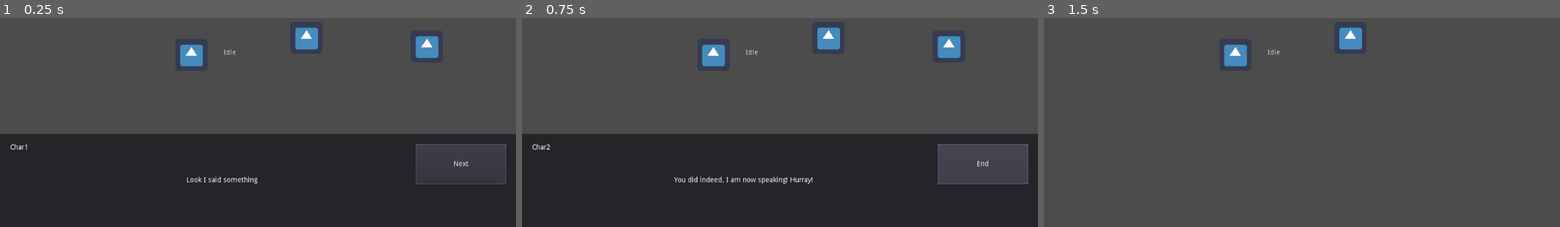
Above: before the commit, frames 1-3 (left to right).
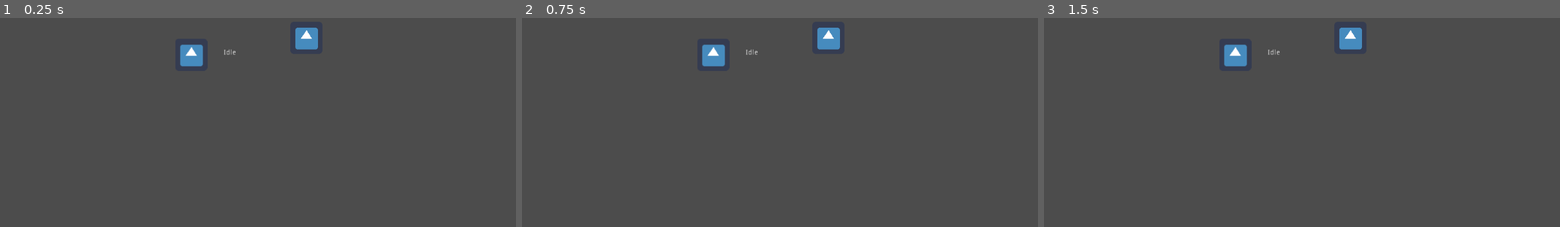
Above: after the commit, the same moments.

Repository: OceanBoy612/SimpleRPG
Game: Godot game, scene res://Code/Maps/Map1.tscn
Same seed, same stepped clock (60 frames per second), same inputs: the game is played once before the commit and once after it. The project has no main scene, so this scene is started directly. The engine's default icon, where the game draws it, is replaced by a stand-in: a white triangle on a blue panel in a dark square.
Inputs (mouse positions are in pixels of both pictures, inside the frame that each line leads up to):
- Up to frame 1 (0.25 s): no input
- Up to frame 2 (0.75 s): click (981, 164) at 0.5 s, where only the run before the commit has a clickable "Next"
- Up to frame 3 (1.5 s): click (1503, 164) at 1.25 s, where only the run before the commit has a clickable "End"

The runs differ from the first frame. In frame 1, 42% of the frame differs, in the area x 0-100%, y 8-100%; in frame 2, 42%; in frame 3, nothing differs.

Commit message:
Bubble now properly appears above interactables in range

Diff:
--- a/src/Code/Character Controller/facing.gd
+++ b/src/Code/Character Controller/facing.gd
@@ -27,9 +27,14 @@
 
 	if is_colliding():
 		var col = get_collider() as Interactable
+		col.focused()
 		kb.set_meta("interactable", col)
-		if not talkin:
-			col.start_interaction()
-			talkin = true
-		if col:
-			print(col.name)
+	elif kb.has_meta("interactable"):
+		kb.get_meta("interactable").unfocused()
+		kb.set_meta("interactable", null)
+
+#		if not talkin:
+#			col.start_interaction()
+#			talkin = true
+#		if col:
+#			print(col.name)
--- a/src/Code/Character Controller/player_controller.gd
+++ b/src/Code/Character Controller/player_controller.gd
@@ -29,8 +29,8 @@
 
 	# Check for interaction or attacking
 	var acceptPressed = Input.is_action_just_pressed("ui_accept")
-	if acceptPressed  and state == MOVE and has_meta("interactable"):
-		var inter : Interactable = get_meta("interactable")
+	if acceptPressed and state == MOVE and kb.has_meta("interactable"):
+		var inter : Interactable = kb.get_meta("interactable")
 		inter.start_interaction()
 	elif acceptPressed and state == MOVE:
 		state = ATTACK
--- a/src/Code/Interactables/Interactable.tscn
+++ b/src/Code/Interactables/Interactable.tscn
@@ -15,6 +15,7 @@
 shape = SubResource( 1 )
 
 [node name="Balloon" type="Sprite" parent="."]
+visible = false
 position = Vector2( 0, -51.0798 )
 scale = Vector2( 0.389035, 0.389035 )
 texture = ExtResource( 2 )
--- a/src/Code/Interactables/interactable.gd
+++ b/src/Code/Interactables/interactable.gd
@@ -19,23 +19,34 @@
 
 func _ready():
 	add_to_group("interactable")
-	connect('body_entered', self, '_on_body_entered')
-	connect('body_exited', self, '_on_body_exited')
+#	connect('body_entered', self, '_on_body_entered')
+#	connect('body_exited', self, '_on_body_exited')
 
 
 func initialize(_local_map):
 	local_map = _local_map
 
 
-func _on_body_entered(body: PhysicsBody2D) -> void:
-	if auto_start_interaction:
-		start_interaction()
-	else:
-		dialogue_balloon.show()
+func focused():
+	# gets called when the player is able to interact with this object
+	dialogue_balloon.show()
+	pass
+
+func unfocused():
+	# called when focus is lost
+	dialogue_balloon.hide()
+	pass
 
 
-func _on_body_exited(body: PhysicsBody2D) -> void:
-	dialogue_balloon.hide()
+#func _on_body_entered(body: PhysicsBody2D) -> void:
+#	if auto_start_interaction:
+#		start_interaction()
+#	else:
+#		dialogue_balloon.show()
+#
+#
+#func _on_body_exited(body: PhysicsBody2D) -> void:
+#	dialogue_balloon.hide()
 
 
 func start_interaction() -> void:
--- a/src/Code/Interface/GUI/DialogueBox.gd
+++ b/src/Code/Interface/GUI/DialogueBox.gd
@@ -27,7 +27,6 @@
 
 
 func _on_ButtonNext_pressed() -> void:
-	print("next pressed")
 	dialogue_player.next()
 	update_content()
 
--- a/src/Code/Maps/Map1.tscn
+++ b/src/Code/Maps/Map1.tscn
@@ -29,8 +29,6 @@
 
 [node name="Interactable" parent="Interactables" instance=ExtResource( 3 )]
 position = Vector2( 607.446, 223.705 )
-auto_start_interaction = true
-vanish_on_interaction = true
 interactions = [ ExtResource( 7 ) ]
 
 [node name="Player" parent="." instance=ExtResource( 4 )]
--- a/src/Code/dialogue/DialogueAction.gd
+++ b/src/Code/dialogue/DialogueAction.gd
@@ -18,7 +18,6 @@
 #	else:
 #		for s in range(speech.size()):
 #			dialogue["%s" % s] = speech[s] #<-- this won't work
-	print(dialogue)
 	yield(local_map.play_dialogue(dialogue), "completed")
 	emit_signal("finished")
 
